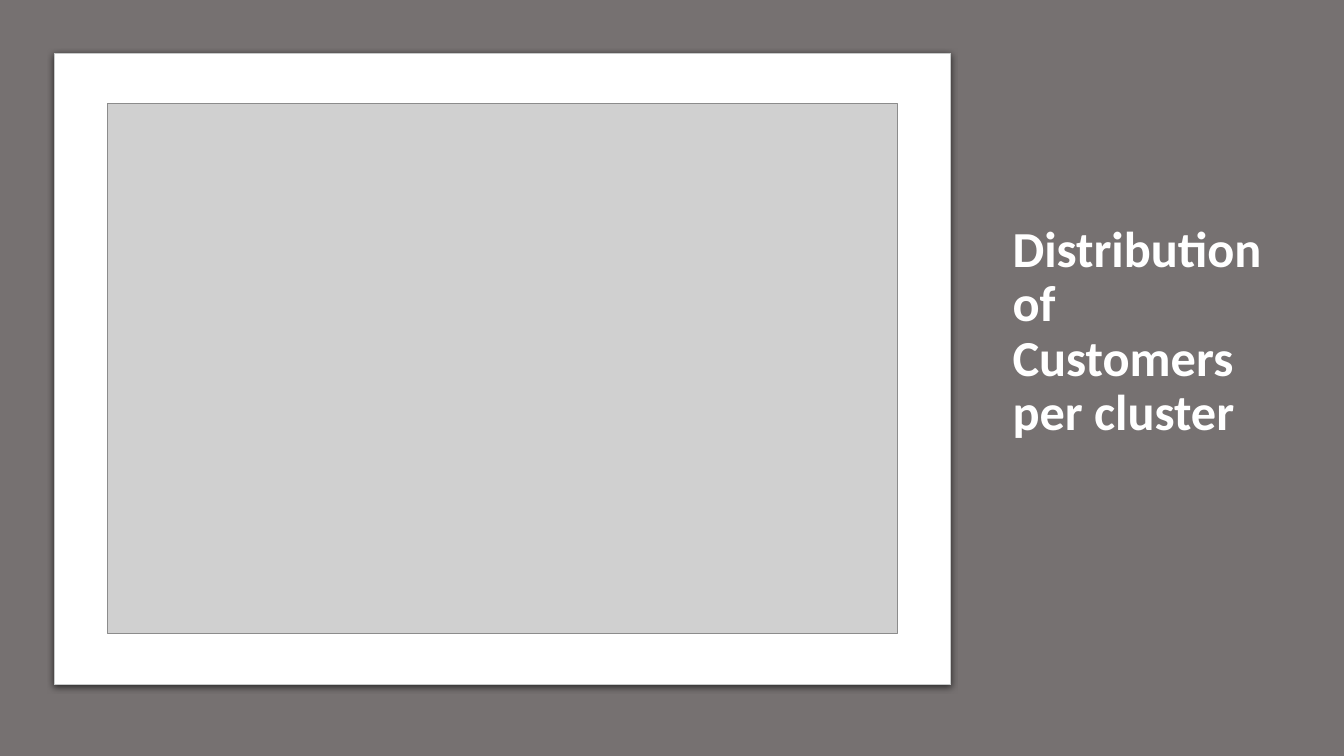
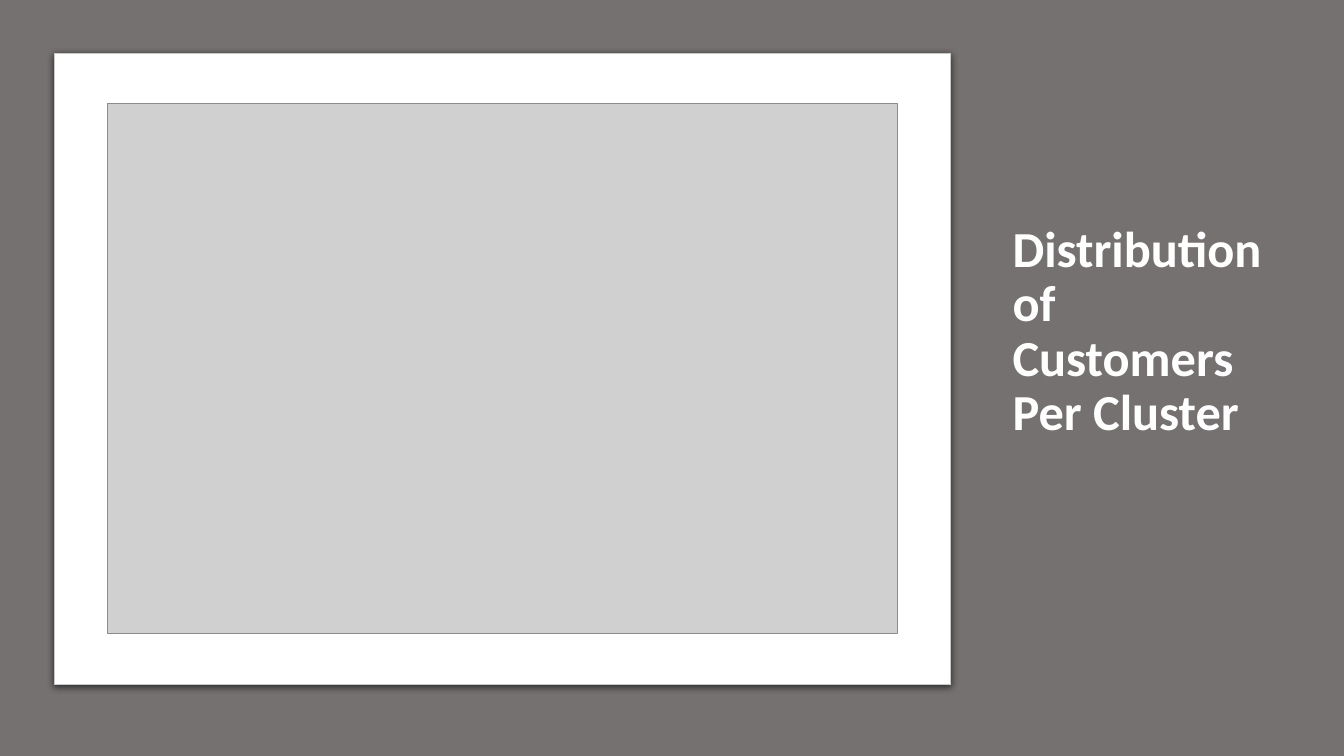
Before and after one commit to parichehrma/PariMa1, a slide deck: slide 14 of Customers Segmentation based on their Credit Card usage.pptx. Drawn at 1344x756 pixels with LibreOffice and Linux fonts; fonts in the diff are those of the drawing; grey boxes stand for pictures. Boxes give left, top, right and bottom in pixels: in the first picture for what was removed or moved away, otherwise in the second. Text is boxed around its words. In the diff, an @@ line names an element or a change of style, - is before the commit and + after.

```diff
--- a/Customers Segmentation based on their Credit Card usage.pptx
+++ b/Customers Segmentation based on their Credit Card usage.pptx
@@ title at [1013,231,1262,431]: text changed @@
-Distribution of Customers
-per cluster
+Distribution of Customers
+Per Cluster
```
Also in this commit, not shown: 28 other slides changed, 1 other file.
